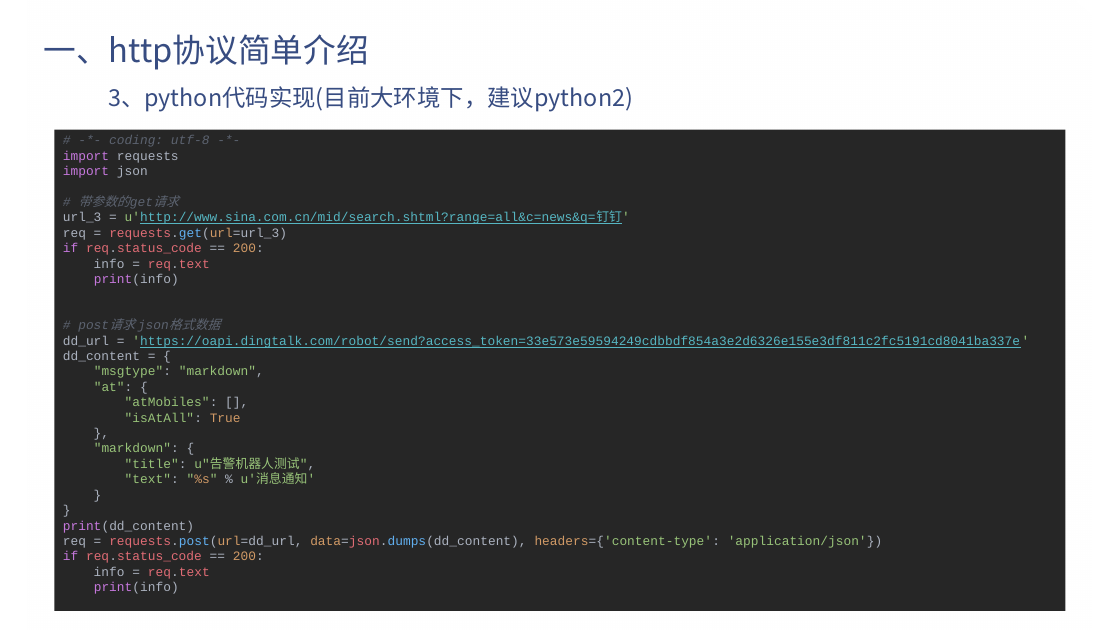
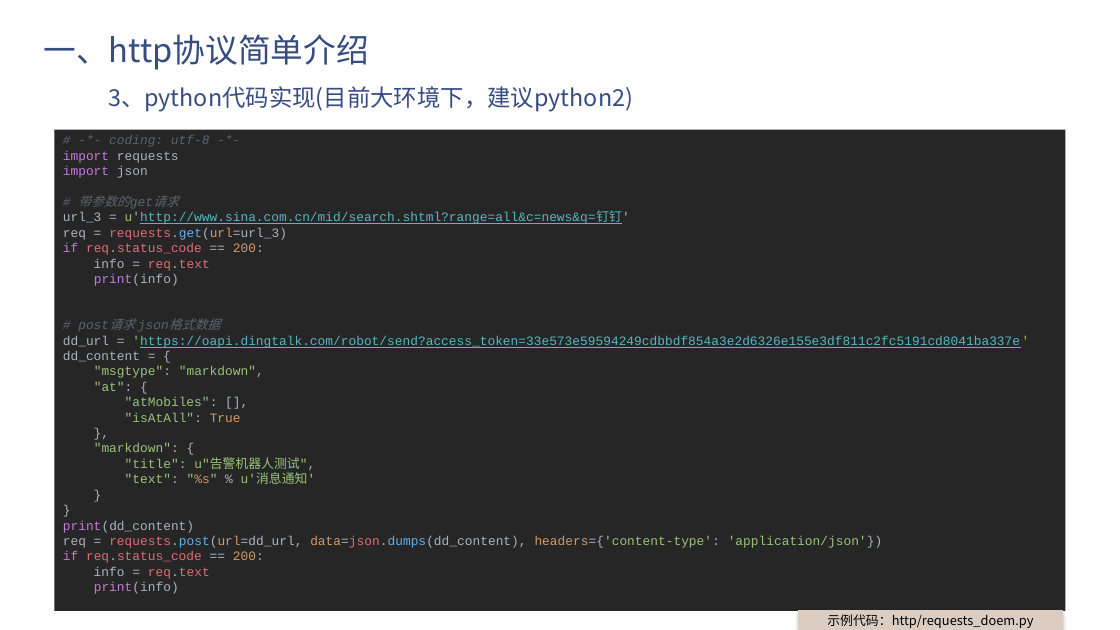
Before and after one commit to e271828182/dd_talk, a slide deck: slide 5 of 钉钉机器人.pptx. Drawn at 1120x630 pixels with LibreOffice and Linux fonts; fonts in the diff are those of the drawing; background and template pictures are left out. Boxes give left, top, right and bottom in pixels: in the first picture for what was removed or moved away, otherwise in the second. Text is boxed around its words. In the diff, an @@ line names an element or a change of style, - is before the commit and + after.

```diff
--- a/钉钉机器人.pptx
+++ b/钉钉机器人.pptx
@@ rectangle added at (798, 610, 1063, 630), fill #DCCDC2, 11 pt, text #000000 @@
+示例代码：http/requests_doem.py
```
Also in this commit, not shown: 1 other slide changed.
